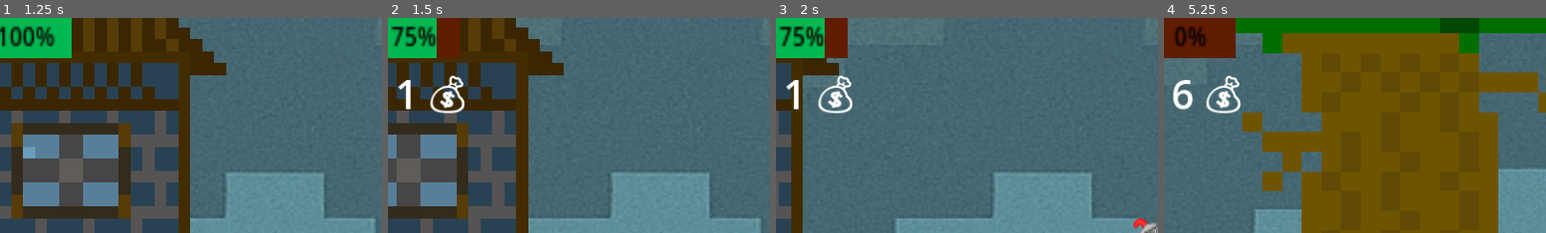
Above: before the commit, frames 1-4 (left to right).
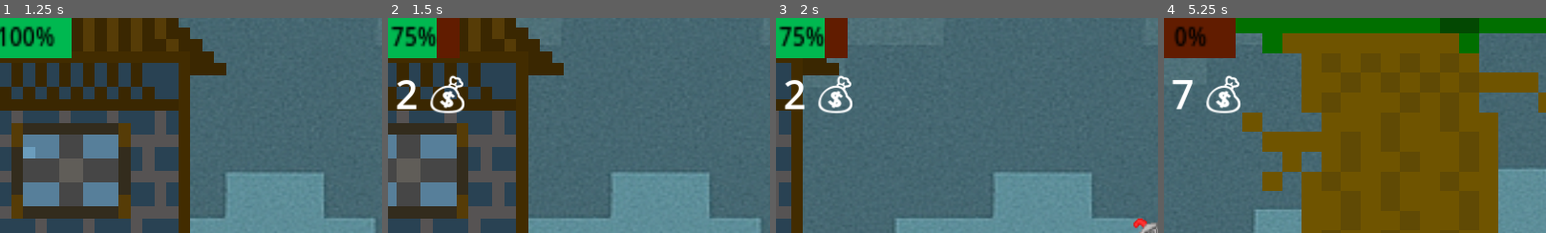
Above: after the commit, the same moments.

Repository: NotCritKai/TCITC
Game: Godot game, scene res://scenes/Main_Menu.tscn
The game is run twice, just before and just after one commit, with the same random seed, the same clock (stepped at 60 frames per second) and the same inputs.
Inputs (mouse positions are % of the whole screen's width and height, from its top left):
- Up to frame 1 (1.25 s): click (18, 90) at 0.5 s
- Up to frame 2 (1.5 s): move the mouse to (72, 45) at 1.27 s; hold D (move_right) from 1.28 s (still down); hold Mouse wheel up (zoom_in) from 1.28 s (still down)
- Up to frame 3 (2 s): keep holding D (move_right); keep holding Mouse wheel up (zoom_in); tap W (jump) at 1.52 s
- Up to frame 4 (5.25 s): move the mouse to (30, 55) at 2.02 s; release Mouse wheel up (zoom_in) at 2.03 s; tap Mouse wheel down (zoom_out) at 2.1, 3.6, 5.1 s; tap W (jump) at 2.27, 3.77, 4.52 s; move the mouse to (60, 28) at 2.77 s; release D (move_right) at 2.78 s; hold A (move_left) 2.78-3.53 s; hold Mouse wheel up (zoom_in) 2.78-3.53 s; move the mouse to (45, 70) at 3.52 s; hold D (move_right) 3.53-5.03 s; move the mouse to (80, 65) at 4.27 s; hold Mouse wheel up (zoom_in) 4.28-5.03 s; move the mouse to (20, 35) at 5.02 s; hold A (move_left) from 5.03 s (still down)
The pictures show only the part of the screen within x 2-52%, y 0-50%; the shares and areas given below are measured in that part.

Frame 1 is identical in both runs. In frame 2, 0.4% of the frame differs, in the area x 2-8%, y 28-43%; in frame 3, 0.4%; in frame 4, 0.5%.
Error after the commit: Invalid operands 'int' and 'String' in operator '+'. (res://scripts/gamemanager.gd:15)

Commit message:
Shop Style

Diff:
--- a/scenes/shop_menu.tscn
+++ b/scenes/shop_menu.tscn
@@ -1,10 +1,20 @@
-[gd_scene load_steps=4 format=3 uid="uid://d4mvyywr31kx6"]
+[gd_scene load_steps=9 format=3 uid="uid://d4mvyywr31kx6"]
 
 [ext_resource type="Script" path="res://scripts/death_menu.gd" id="1_cqwt3"]
+[ext_resource type="Texture2D" uid="uid://d3nib1nw22t3m" path="res://assets/Shop_Assets/14.png" id="2_be6ht"]
+[ext_resource type="Texture2D" uid="uid://fxydl6erandl" path="res://assets/Shop_Assets/15.png" id="3_8p3p8"]
+[ext_resource type="Texture2D" uid="uid://loh0i4cct3w8" path="res://assets/Shop_Assets/16.png" id="4_5nr7r"]
 
 [sub_resource type="Theme" id="Theme_v23u6"]
 
-[sub_resource type="StyleBoxEmpty" id="StyleBoxEmpty_axmfy"]
+[sub_resource type="StyleBoxTexture" id="StyleBoxTexture_l1l8y"]
+texture = ExtResource("2_be6ht")
+
+[sub_resource type="StyleBoxTexture" id="StyleBoxTexture_lmqxm"]
+texture = ExtResource("3_8p3p8")
+
+[sub_resource type="StyleBoxTexture" id="StyleBoxTexture_evai6"]
+texture = ExtResource("4_5nr7r")
 
 [node name="Shop_Menu" type="Control"]
 layout_mode = 3
@@ -59,17 +69,16 @@
 [node name="Return_Button" type="Button" parent="."]
 process_mode = 3
 layout_mode = 0
-offset_left = 976.0
-offset_top = -11.0
-offset_right = 1160.0
-offset_bottom = 102.0
+offset_left = 860.0
+offset_top = -18.0
+offset_right = 1178.0
+offset_bottom = 177.0
 theme = SubResource("Theme_v23u6")
 theme_override_colors/font_color = Color(0.87451, 0.329412, 0.584314, 1)
 theme_override_colors/font_hover_color = Color(1, 1, 1, 1)
 theme_override_font_sizes/font_size = 39
-theme_override_styles/focus = SubResource("StyleBoxEmpty_axmfy")
-text = "Return
-(ESC)"
-flat = true
+theme_override_styles/normal = SubResource("StyleBoxTexture_l1l8y")
+theme_override_styles/hover = SubResource("StyleBoxTexture_lmqxm")
+theme_override_styles/pressed = SubResource("StyleBoxTexture_evai6")
 
 [connection signal="pressed" from="Return_Button" to="." method="_on_return_button_pressed"]
--- a/scripts/Coin.gd
+++ b/scripts/Coin.gd
@@ -2,6 +2,7 @@
 
 @onready var game_manager = %GameManager
 @onready var pickup_coins_animation = $PickupCoinsAnimation
+@onready var coins_l = $Coins_L
 
 
 func _on_body_entered(_body):
--- a/scripts/gamemanager.gd
+++ b/scripts/gamemanager.gd
@@ -1,13 +1,18 @@
 extends Node
 
-var score = 0
+var score = 1
 
 @onready var coin_label = $CanvasLayer/CoinLabel
+@onready var coins_l = $Coins_L
 
 func add_point():
 	score += 1
 	coin_label.text =str(score) + " 💰"
+	coins_l.text =str(score) + " 💰"
 
+func _ready():
+	if score > 0:
+		coins_l.text =score + str(" 💰")
 #BUTTON CODES
 func _on_go_to_shop_button_pressed():
 		get_tree().change_scene_to_file("res://scenes/shop_menu.tscn")
